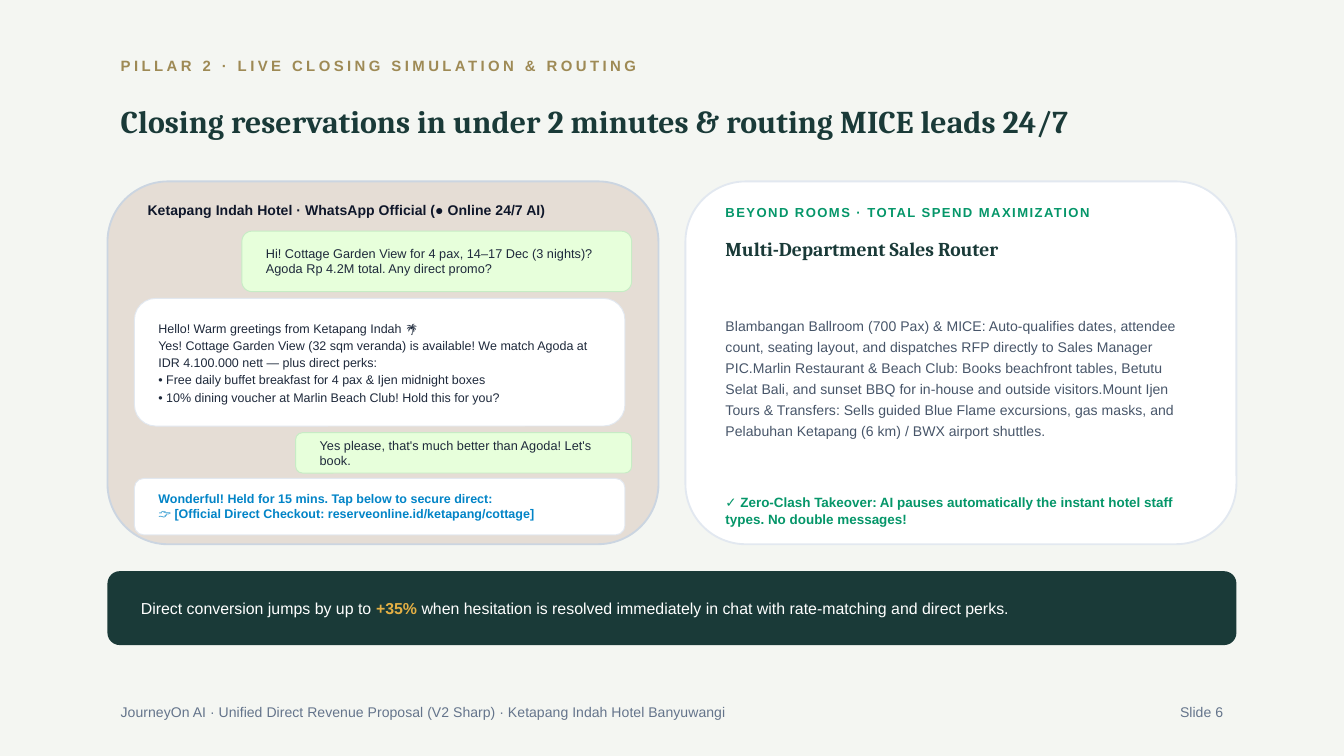
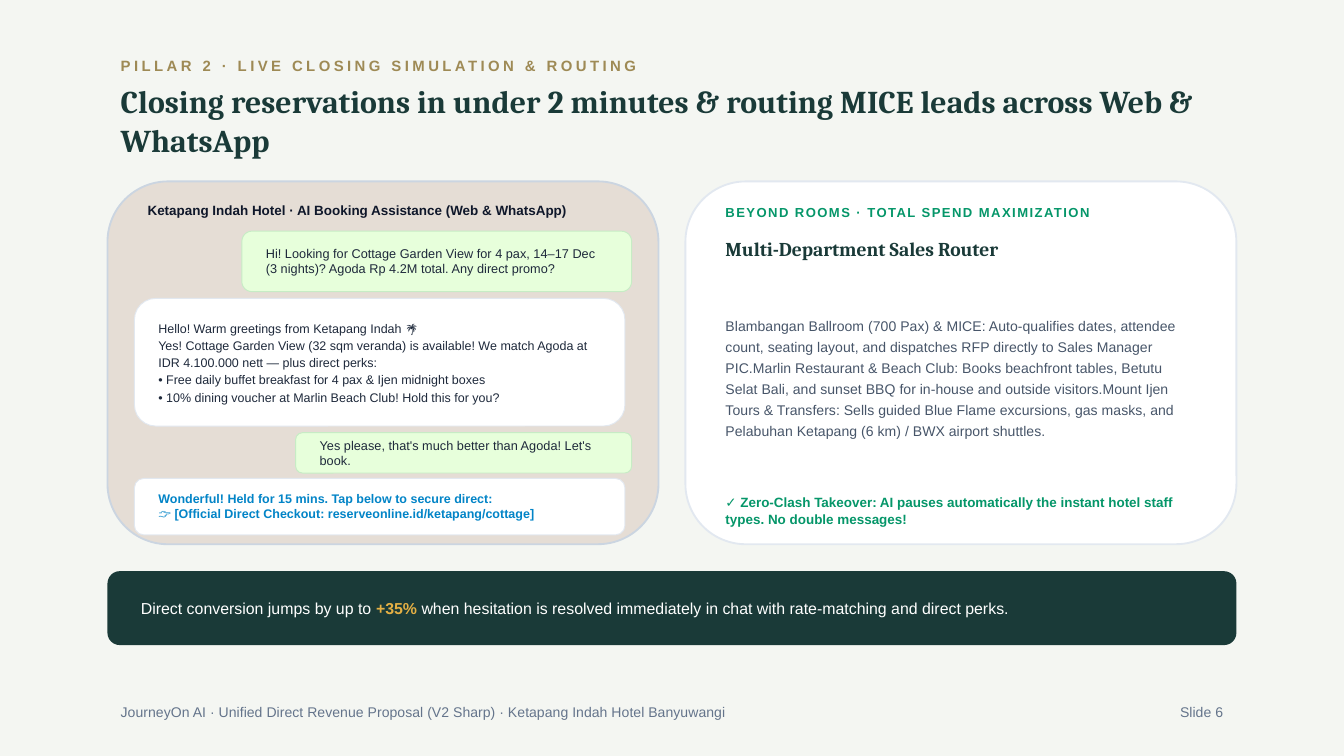
Before and after one commit to arbuuuud/ketapangweb, a slide deck: slide 6 of PITCH_DECK_KETAPANG_INDAH_V2.pptx. Drawn at 1344x756 pixels with LibreOffice and Linux fonts; fonts in the diff are those of the drawing. Boxes give left, top, right and bottom in pixels: in the first picture for what was removed or moved away, otherwise in the second. Text is boxed around its words. In the diff, an @@ line names an element or a change of style, - is before the commit and + after.

Commit message:
feat: update terminology to AI Booking Assistance, set 3M monthly, add MICE Premium 10% rev share, and place 3 pricing slides after thank you

```diff
--- a/PITCH_DECK_KETAPANG_INDAH_V2.pptx
+++ b/PITCH_DECK_KETAPANG_INDAH_V2.pptx
@@ text at (121, 91, 1162, 159): text changed @@
-Closing reservations in under 2 minutes & routing MICE leads 24/7
+Closing reservations in under 2 minutes & routing MICE leads across Web & WhatsApp
@@ text at (148, 205, 567, 218): text changed; size 7.5 to 7.2 pt @@
-Ketapang Indah Hotel · WhatsApp Official (● Online 24/7 AI)
+Ketapang Indah Hotel · AI Booking Assistance (Web & WhatsApp)
@@ text at (266, 248, 596, 276): text changed @@
-Hi! Cottage Garden View for 4 pax, 14–17 Dec (3 nights)? Agoda Rp 4.2M total. Any direct promo?
+Hi! Looking for Cottage Garden View for 4 pax, 14–17 Dec (3 nights)? Agoda Rp 4.2M total. Any direct promo?
```
Also in this commit, not shown: 8 other slides changed, 1 slide added, 4 other files.
